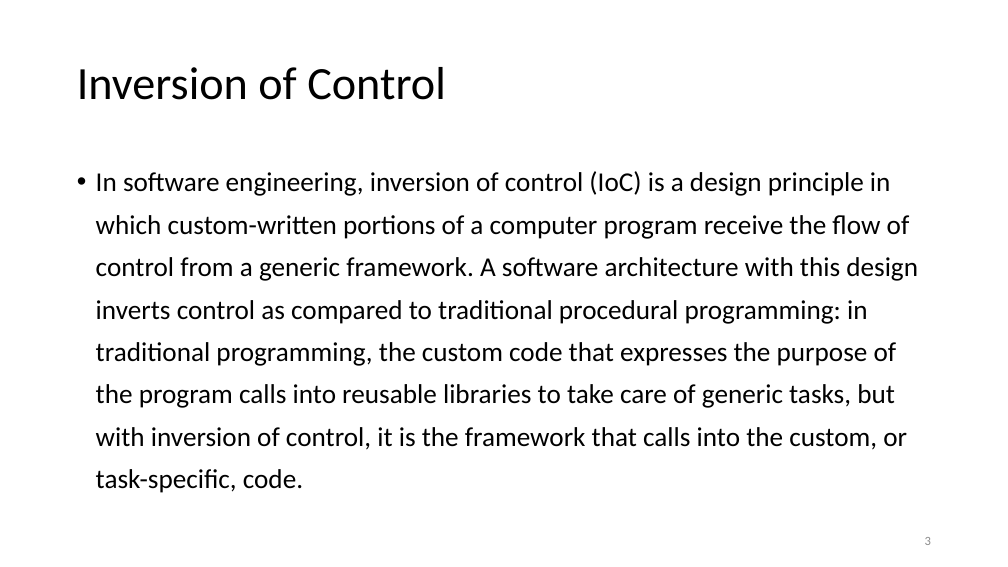
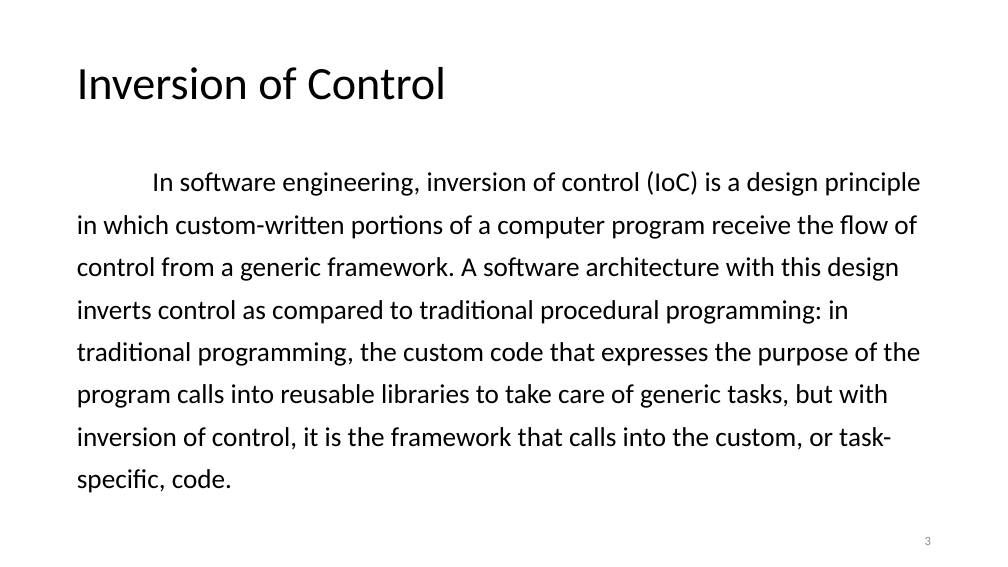
Before and after one commit to brahinets/GeekHub-J4W-8, a slide deck: slide 3 of Lectures/Lesson 15 - Spring Framework.pptx. Drawn at 1008x567 pixels with LibreOffice and Linux fonts; fonts in the diff are those of the drawing. Boxes give left, top, right and bottom in pixels: in the first picture for what was removed or moved away, otherwise in the second. Text is boxed around its words. In the diff, an @@ line names an element or a change of style, - is before the commit and + after.

Commit message:
L15 Add home task

```diff
--- a/Lectures/Lesson 15 - Spring Framework.pptx
+++ b/Lectures/Lesson 15 - Spring Framework.pptx
@@ text "In software engineering, inversion of ..." at (x1=77, y1=171, x2=921, y2=493): bullet • to none @@
```
Also in this commit, not shown: 7 other slides changed, 1 slide added, 1 slide removed.
